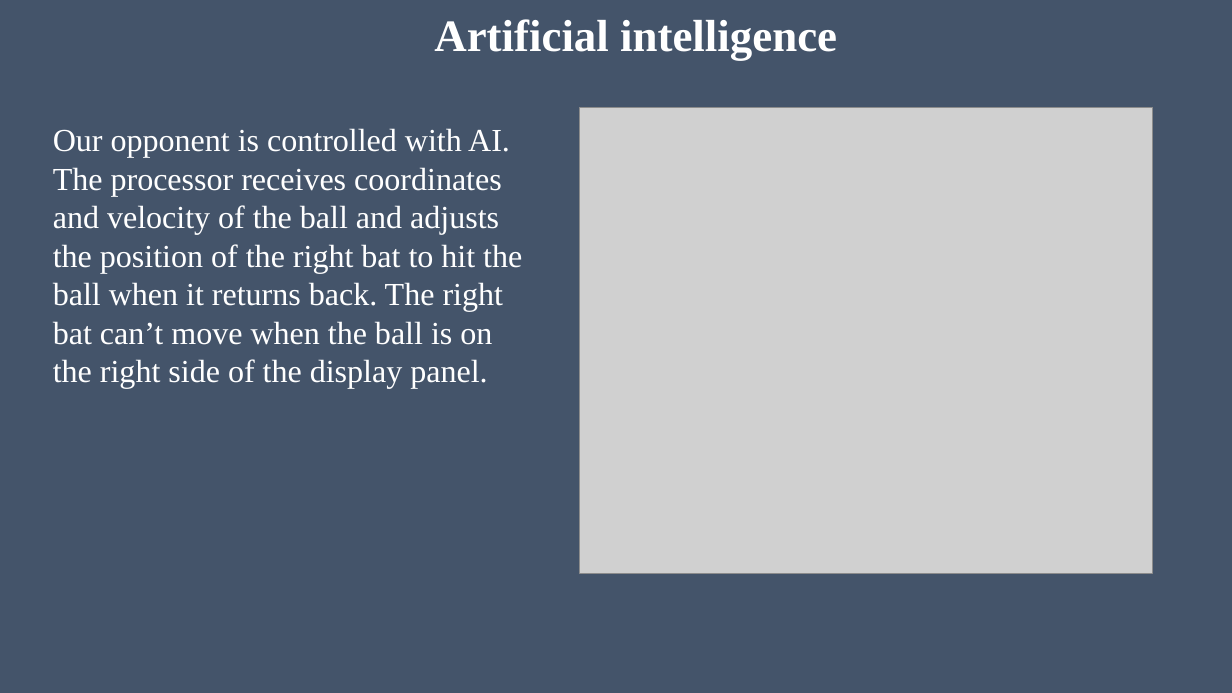
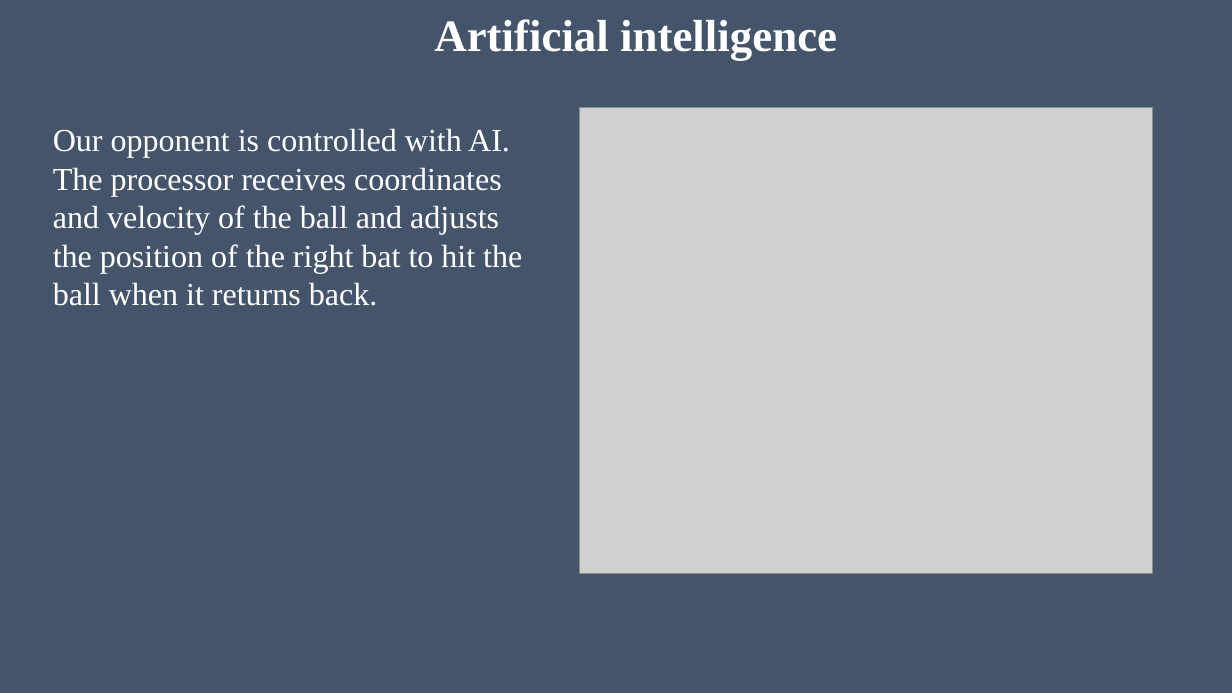
Before and after one commit to MIZINCHIK/DigitalPlatforms, a slide deck: slide 8 of Presentation.pptx (slide 7 before the commit). Drawn at 1232x693 pixels with LibreOffice and Linux fonts; fonts in the diff are those of the drawing; grey boxes stand for pictures. Boxes give left, top, right and bottom in pixels: in the first picture for what was removed or moved away, otherwise in the second. Text is boxed around its words. In the diff, an @@ line names an element or a change of style, - is before the commit and + after.

```diff
--- a/Presentation.pptx
+++ b/Presentation.pptx
@@ text at (x1=53, y1=128, x2=522, y2=306): text changed @@
-Our opponent is controlled with AI. The processor receives coordinates and velocity of the ball and adjusts the position of the right bat to hit the ball when it returns back. The right bat can’t move when the ball is on the right side of the display panel.
+Our opponent is controlled with AI. The processor receives coordinates and velocity of the ball and adjusts the position of the right bat to hit the ball when it returns back.
```
Also in this commit, not shown: 5 other slides changed, 2 slides added, 2 slides removed.
